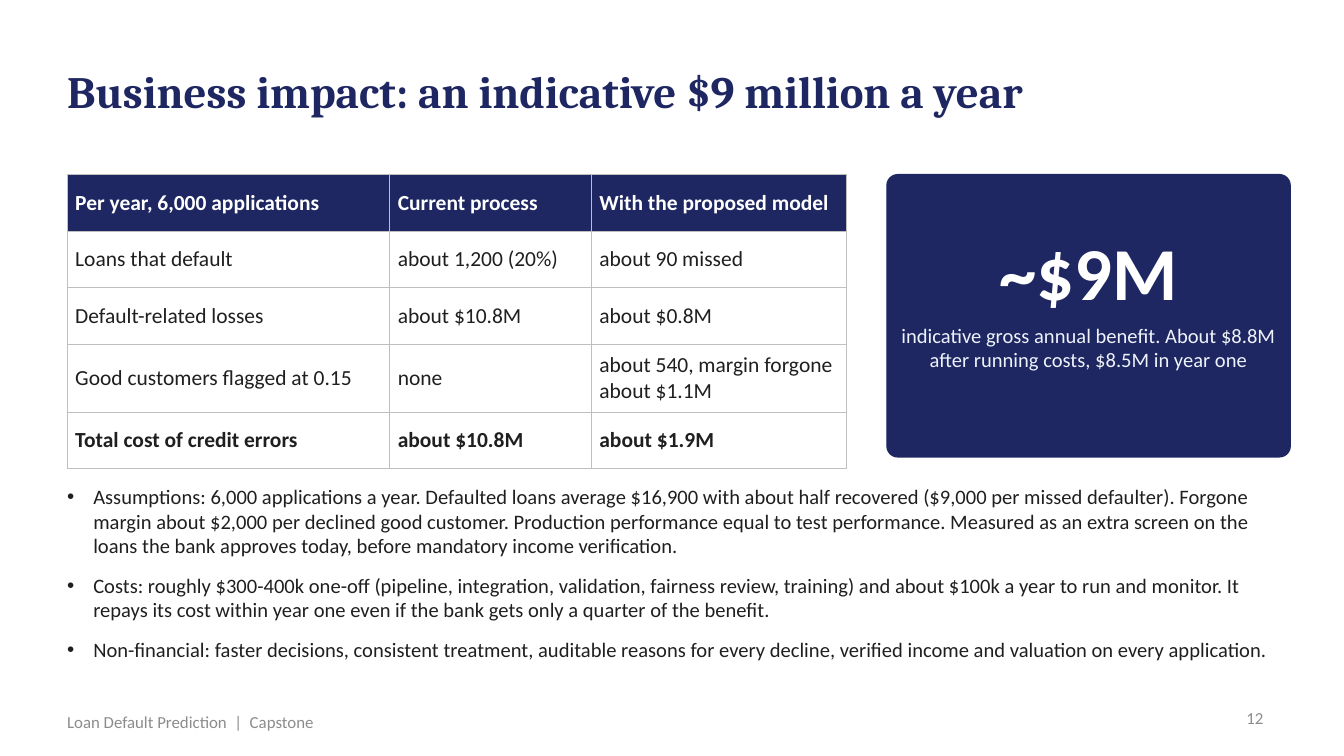
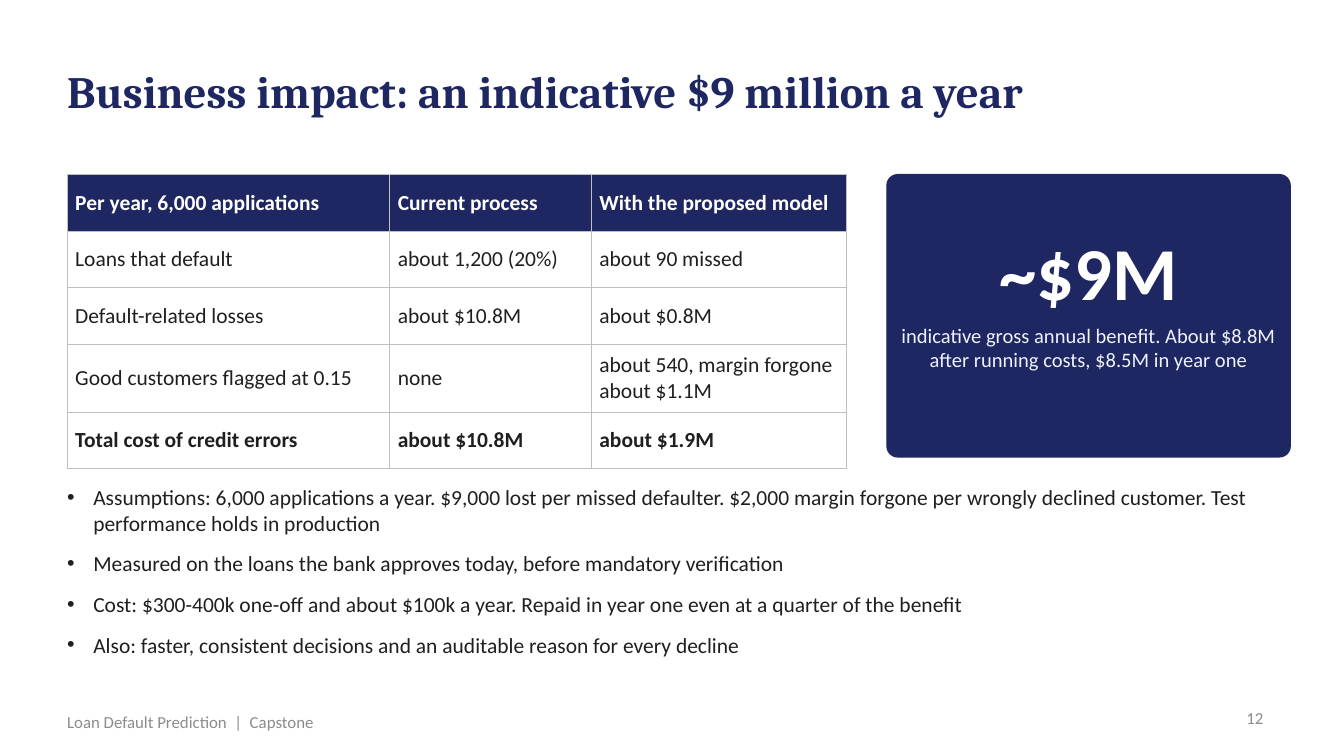
Before and after one commit to shubham1891/Personal-code, a slide deck: slide 12 of presentation/Loan_Default_Prediction_Presentation.pptx. Drawn at 1344x756 pixels with LibreOffice and Linux fonts; fonts in the diff are those of the drawing. Boxes give left, top, right and bottom in pixels: in the first picture for what was removed or moved away, otherwise in the second. Text is boxed around its words. In the diff, an @@ line names an element or a change of style, - is before the commit and + after.

```diff
--- a/presentation/Loan_Default_Prediction_Presentation.pptx
+++ b/presentation/Loan_Default_Prediction_Presentation.pptx
@@ text at bbox=[93, 490, 1246, 657]: text changed; size 11 to 11.5 pt @@
-• Assumptions: 6,000 applications a year. Defaulted loans average $16,900 with about half recovered ($9,000 per missed defaulter). Forgone margin about $2,000 per declined good customer. Production performance equal to test performance. Measured as an extra screen on the loans the bank approves today, before mandatory income verification.
-• Costs: roughly $300-400k one-off (pipeline, integration, validation, fairness review, training) and about $100k a year to run and monitor. It repays its cost within year one even if the bank gets only a quarter of the benefit.
-• Non-financial: faster decisions, consistent treatment, auditable reasons for every decline, verified income and valuation on every application.
+• Assumptions: 6,000 applications a year. $9,000 lost per missed defaulter. $2,000 margin forgone per wrongly declined customer. Test performance holds in production
+• Measured on the loans the bank approves today, before mandatory verification
+• Cost: $300-400k one-off and about $100k a year. Repaid in year one even at a quarter of the benefit
+• Also: faster, consistent decisions and an auditable reason for every decline
```
Also in this commit, not shown: 14 other slides changed, 2 other files.
